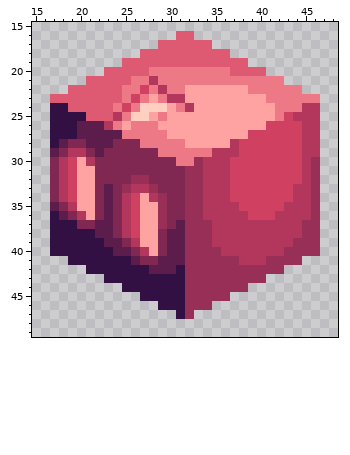
One commit to this pixel-art sprite: SS/SS/images/npcStatLeft.png. That is the earlier state.
The file is 64x64 pixels. Pixels under 10% opacity are left out. Shown: x 15..48, y 15..49.
The same view after the edit:
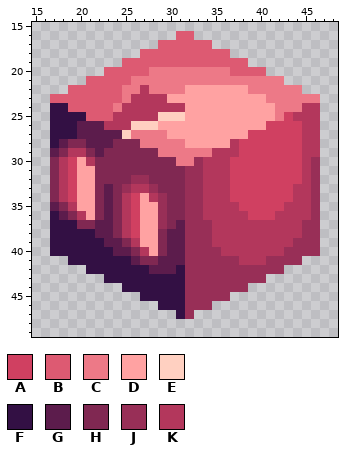
Palette (. is transparent): A #d04061  B #dd5a72  C #ed7987  D #ffa2a2  E #ffd0c1  F #331044  G #5c1c4c  H #802852  J #982f57  K #b3375c
Log entry: Added contrasting walls and better NPC arrows
Difference:
Changed rows in their new state; - is an unchanged pixel.
first column x 24:
21 ----C----
22 ---K-C---
23 --KKKKDD-
24 -KKKKKKKD
25 -KKKKEEE-
26 KKEEE----
27 -E-------
